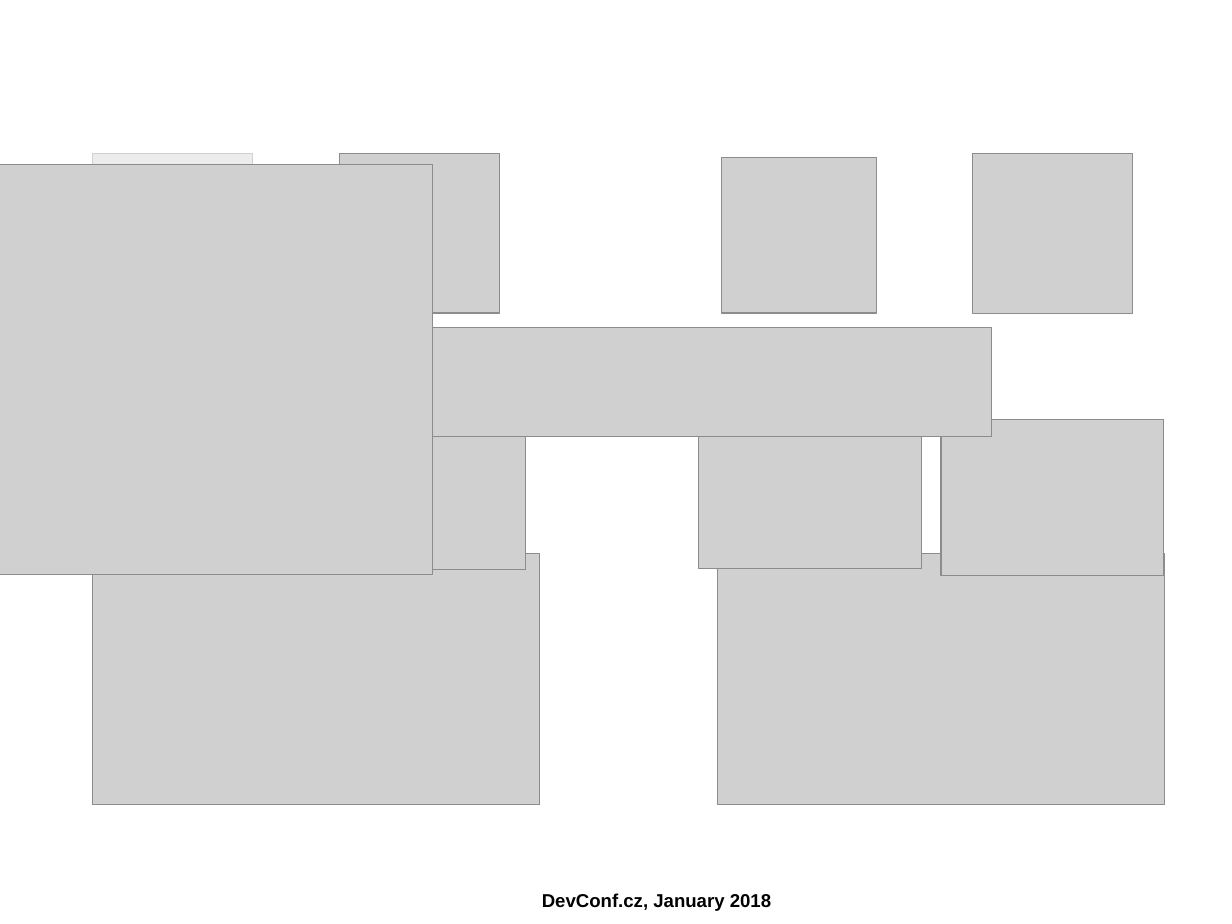
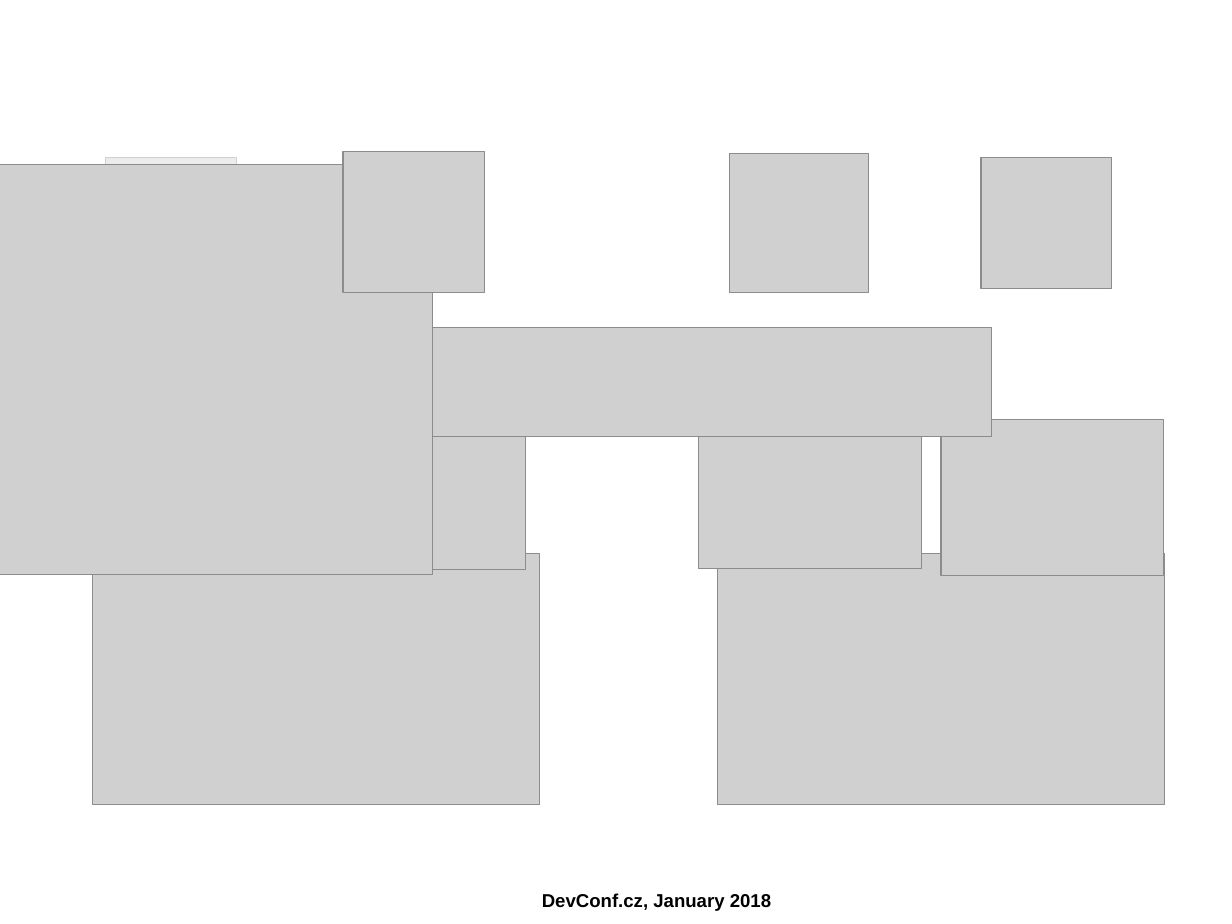
Before and after one commit to ahadas/ahadas.github.io, a slide deck: slide 10 of slides/high_availability_with_no_split_brains.odp. Drawn at 1232x924 pixels with LibreOffice and Linux fonts; fonts in the diff are those of the drawing; grey boxes stand for pictures; background and template pictures are left out. Boxes give left, top, right and bottom in pixels: in the first picture for what was removed or moved away, otherwise in the second. Text is boxed around its words. In the diff, an @@ line names an element or a change of style, - is before the commit and + after.

```diff
--- a/slides/high_availability_with_no_split_brains.odp
+++ b/slides/high_availability_with_no_split_brains.odp
@@ rectangle: place and size @@
-rectangle at (67,131,302,570)
+rectangle at (58,131,293,570)
@@ picture: place and size @@
-picture at (93,153,253,313)
+picture at (105,158,236,288)
@@ picture: place and size @@
-picture at (340,153,500,313)
+picture at (343,152,484,293)
@@ picture: place and size @@
-picture at (721,158,876,313)
+picture at (730,153,870,293)
@@ picture: place and size @@
-picture at (974,153,1134,313)
+picture at (982,158,1112,288)
```
Also in this commit, not shown: 4 other slides changed.
